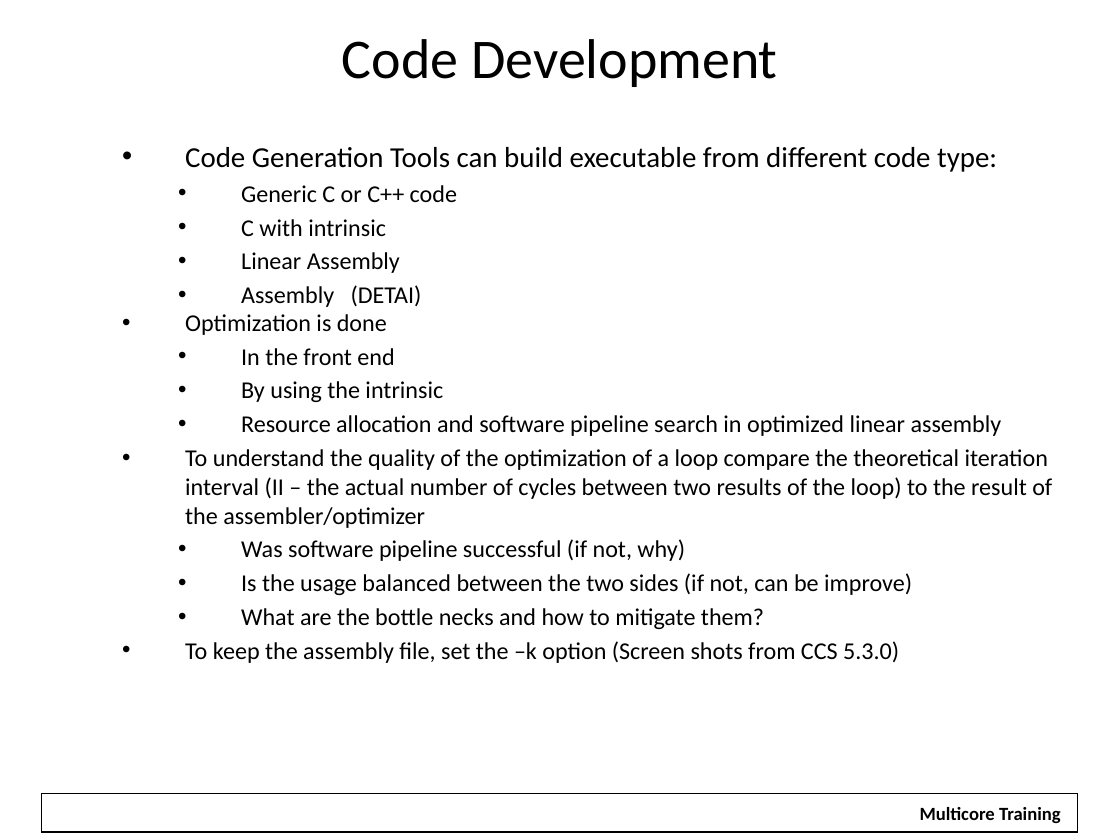
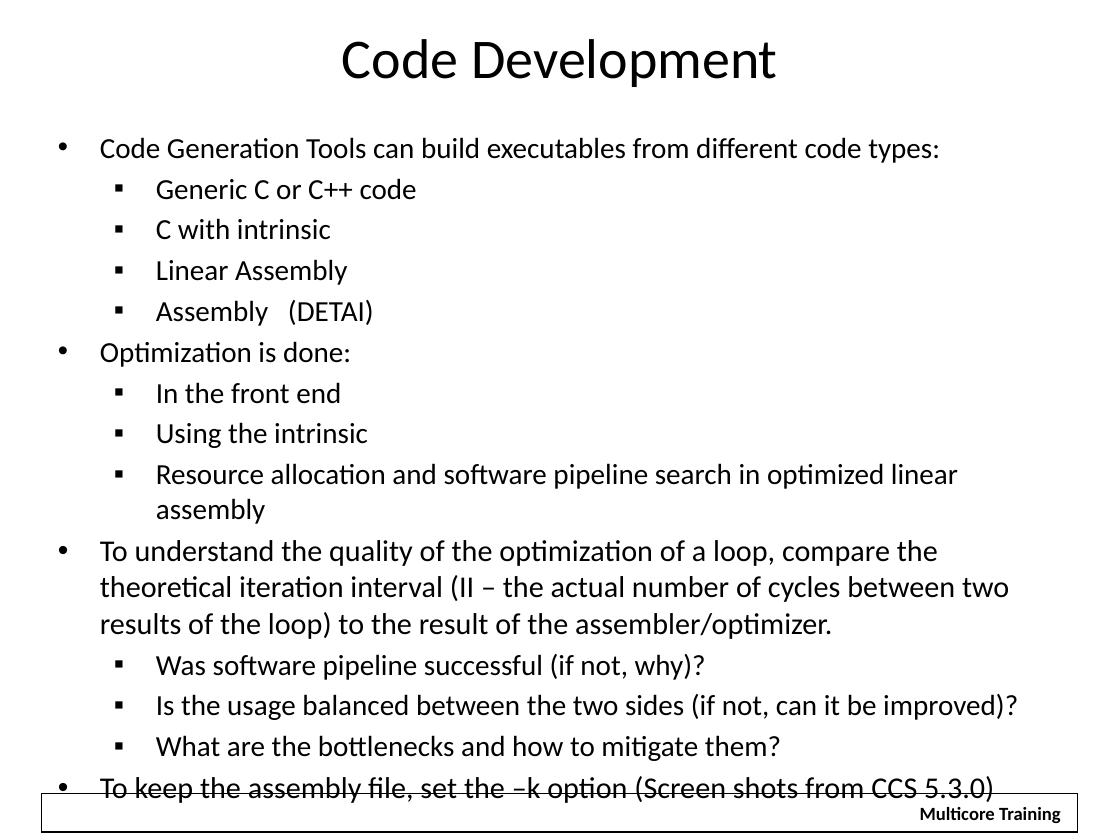
Before and after one commit to hari1989/keystone-workshop, a slide deck: slide 20 of preliminary/Working/presentations/KeyStone Optimization.pptx (slide 19 before the commit). Drawn at 1120x840 pixels with LibreOffice and Linux fonts; fonts in the diff are those of the drawing; background and template pictures are left out. Boxes give left, top, right and bottom in pixels: in the first picture for what was removed or moved away, otherwise in the second. Text is boxed around its words. In the diff, an @@ line names an element or a change of style, - is before the commit and + after.

```diff
--- a/preliminary/Working/presentations/KeyStone Optimization.pptx
+++ b/preliminary/Working/presentations/KeyStone Optimization.pptx
@@ text "Code Generation Tools can build ...": place and size @@
-text "Code Generation Tools can build ..." at box(185, 147, 1052, 663)
+text "Code Generation Tools can build ..." at box(100, 137, 1018, 803)
@@ text at box(100, 137, 940, 163): text changed; size 18.6 to 18.8 pt @@
-  • Code Generation Tools can build executable from different code type:
+  • Code Generation Tools can build executables from different code types:
@@ text at box(100, 178, 994, 803): size 15.5 to 18.8 pt in "Generic C or C++ code", "C with intrinsic", "Linear Assembly", "Assembly (DETAI)" and 2 more places; size 15.5 to 19.4 pt in "To keep the assembly file, set the ..."; bullet • to ▪; indent changed @@
@@ text at box(100, 341, 351, 367): text changed; size 15.5 to 18.8 pt @@
-  • Optimization is done
+  • Optimization is done:
@@ text at box(156, 422, 368, 448): text changed; size 15.5 to 18.8 pt @@
-    • By using the intrinsic
+    ▪ Using the intrinsic
@@ text at box(100, 540, 1018, 761): text changed; size 15.5 to 19.4 pt @@
-  • To understand the quality of the optimization of a loop compare the theoretical iteration interval (II – the actual number of cycles between two results of the loop) to the result of the assembler/optimizer
-    • Was software pipeline successful (if not, why)
-    • Is the usage balanced between the two sides (if not, can be improve)
-    • What are the bottle necks and how to mitigate them?
+  • To understand the quality of the optimization of a loop, compare the theoretical iteration interval (II – the actual number of cycles between two results of the loop) to the result of the assembler/optimizer.
+    ▪ Was software pipeline successful (if not, why)?
+    ▪ Is the usage balanced between the two sides (if not, can it be improved)?
+    ▪ What are the bottlenecks and how to mitigate them?
```
Also in this commit, not shown: 49 other slides changed, 2 slides added, 1 slide removed.
